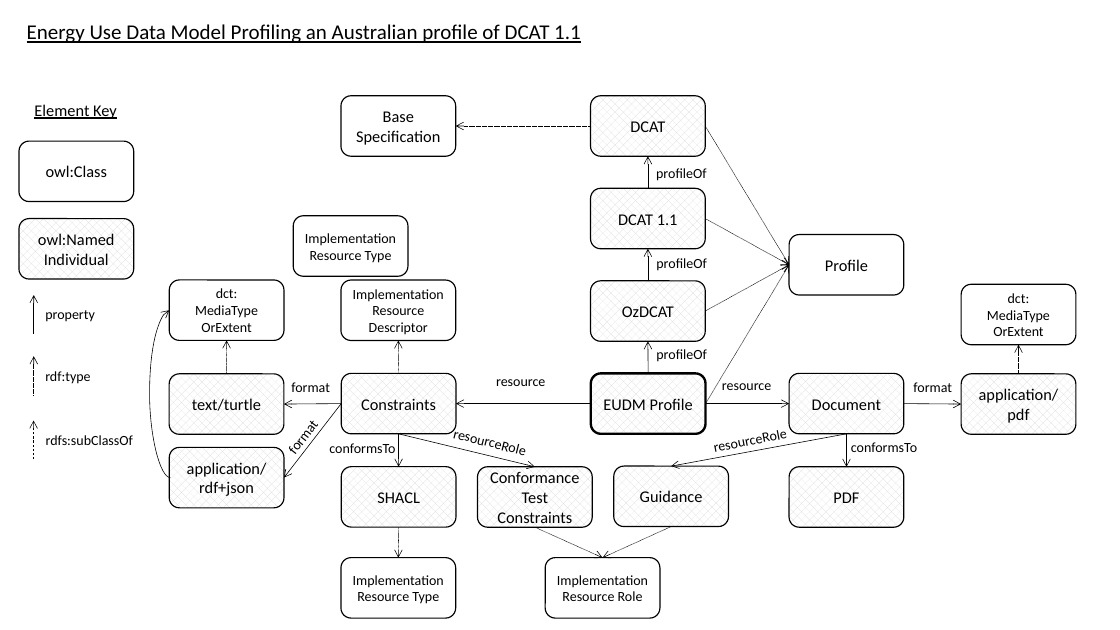
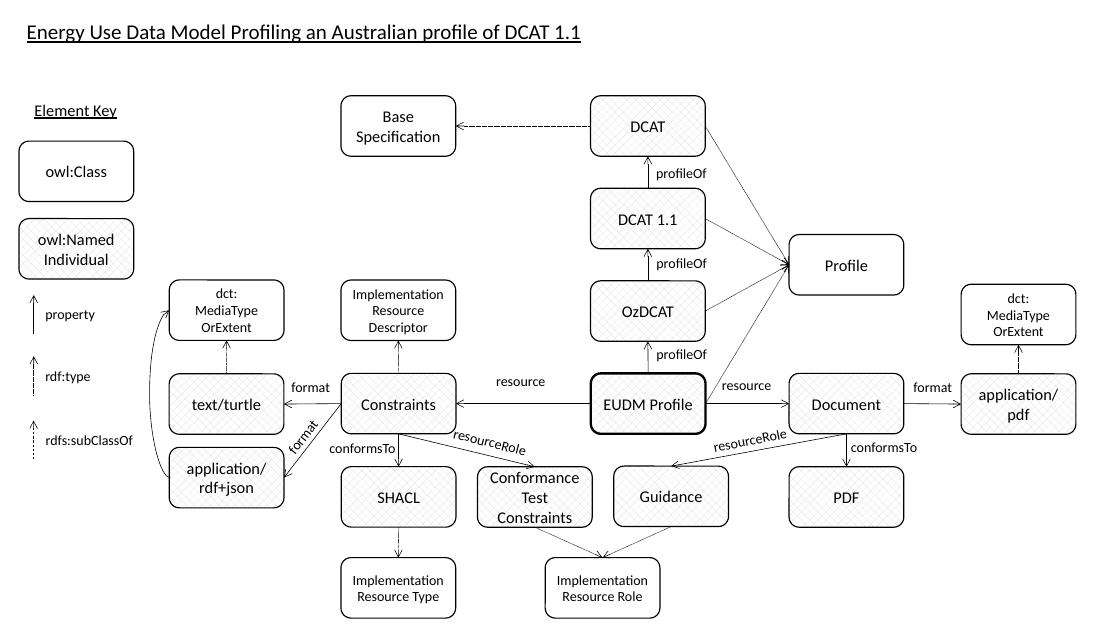
Before and after one commit to CSIRO-enviro-informatics/eudm-dataset, a slide deck: slide 1 of diagrams.pptx. Drawn at 1120x630 pixels with LibreOffice and Linux fonts; fonts in the diff are those of the drawing. Boxes give left, top, right and bottom in pixels: in the first picture for what was removed or moved away, otherwise in the second. Text is boxed around its words. In the diff, an @@ line names an element or a change of style, - is before the commit and + after.

```diff
--- a/diagrams.pptx
+++ b/diagrams.pptx
@@ rounded rectangle removed at [293,216,408,276] @@
-Implementation Resource Type
```
Also in this commit, not shown: 3 slides added, 6 other files.
